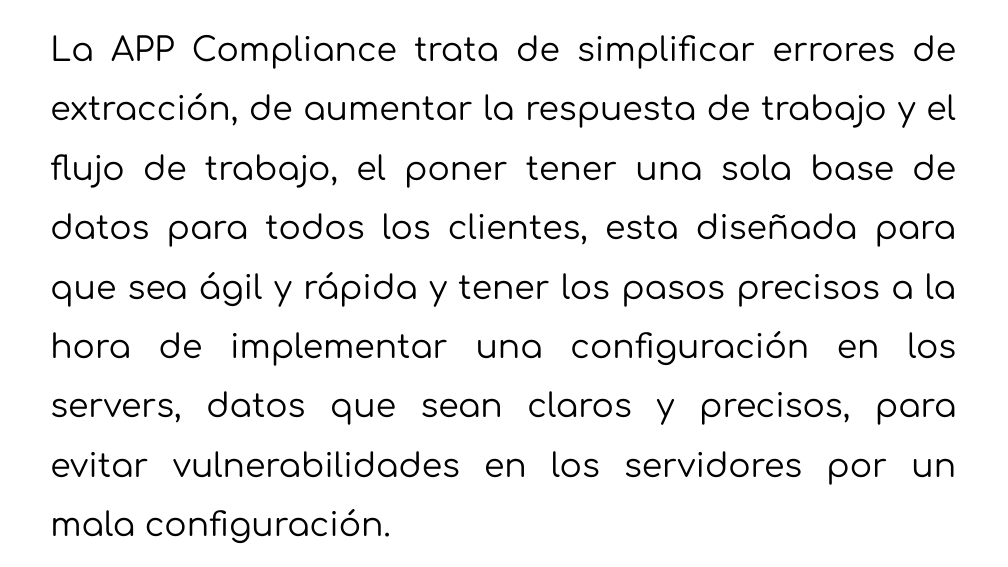
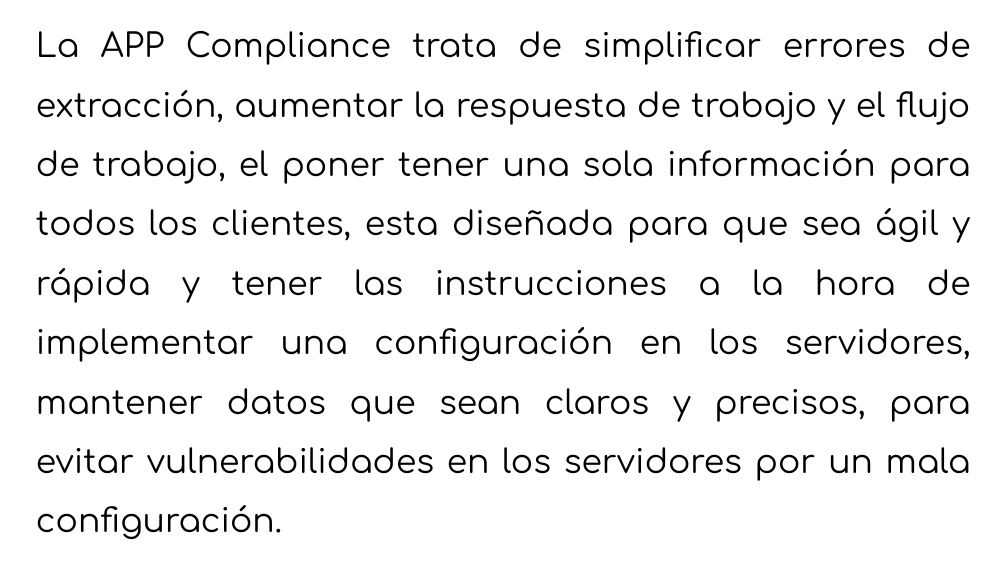
Before and after one commit to lopuma/APP-COMPLIANCE, a slide deck: slide 2 of Presentancion/APPCompliance.odp. Drawn at 1008x567 pixels with LibreOffice and Linux fonts; fonts in the diff are those of the drawing; background and template pictures are left out. Boxes give left, top, right and bottom in pixels: in the first picture for what was removed or moved away, otherwise in the second. Text is boxed around its words. In the diff, an @@ line names an element or a change of style, - is before the commit and + after.

```diff
--- a/Presentancion/APPCompliance.odp
+++ b/Presentancion/APPCompliance.odp
@@ subtitle at <box>36,31,971,539</box>: text changed @@
-La APP Compliance trata de simplificar errores de extracción, de aumentar la respuesta de trabajo y el flujo de trabajo, el poner tener una sola base de datos para todos los clientes, esta diseñada para que sea ágil y rápida y tener los pasos precisos a la hora de implementar una configuración en los servers, datos que sean claros y precisos, para evitar vulnerabilidades en los servidores por un mala configuración.
+La APP Compliance trata de simplificar errores de extracción, aumentar la respuesta de trabajo y el flujo de trabajo, el poner tener una sola información para todos los clientes, esta diseñada para que sea ágil y rápida y tener las instrucciones a la hora de implementar una configuración en los servidores, mantener datos que sean claros y precisos, para evitar vulnerabilidades en los servidores por un mala configuración.
```
Also in this commit, not shown: 4 other slides changed, 13 slides added, 7 other files.
